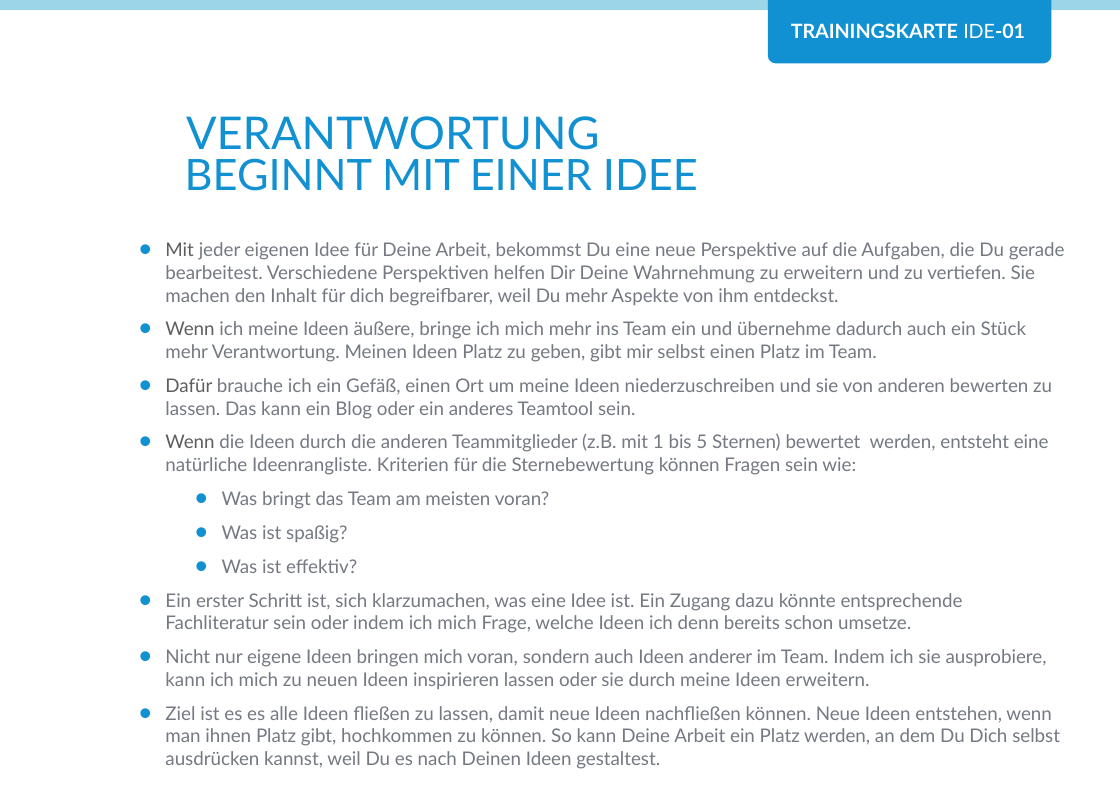
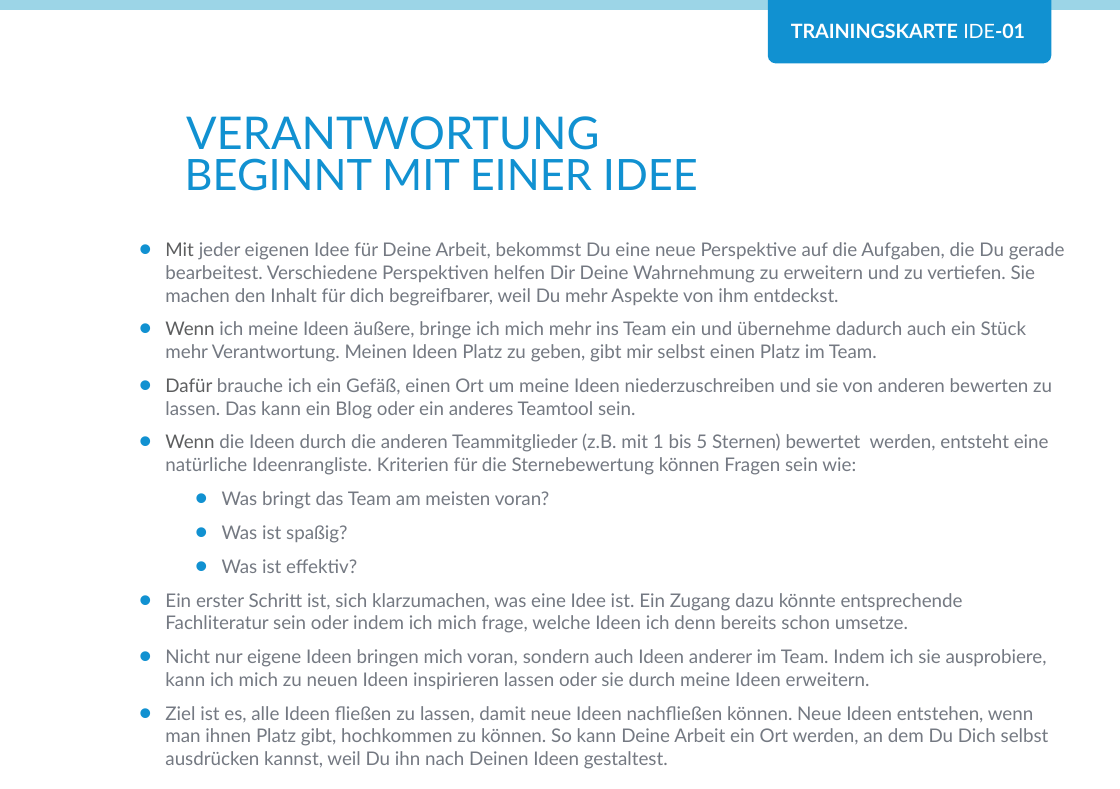
Before and after one commit to Teamtool/training-materials, a slide deck: slide 1 of agile moves/Ideas (IDE)/ger_IDE_01_Verantwortung_beginnt_mit einer_Idee.pptx. Drawn at 1120x789 pixels with LibreOffice and Linux fonts; fonts in the diff are those of the drawing; background and template pictures are left out. Boxes give left, top, right and bottom in pixels: in the first picture for what was removed or moved away, otherwise in the second. Text is boxed around its words. In the diff, an @@ line names an element or a change of style, - is before the commit and + after.

```diff
--- a/agile moves/Ideas (IDE)/ger_IDE_01_Verantwortung_beginnt_mit einer_Idee.pptx
+++ b/agile moves/Ideas (IDE)/ger_IDE_01_Verantwortung_beginnt_mit einer_Idee.pptx
@@ text at (165,593,963,633): text changed @@
-  • Ein erster Schritt ist, sich klarzumachen, was eine Idee ist. Ein Zugang dazu könnte entsprechende Fachliteratur sein oder indem ich mich Frage, welche Ideen ich denn bereits schon umsetze.
+  • Ein erster Schritt ist, sich klarzumachen, was eine Idee ist. Ein Zugang dazu könnte entsprechende Fachliteratur sein oder indem ich mich frage, welche Ideen ich denn bereits schon umsetze.
@@ text at (165,706,1049,767): text changed @@
-  • Ziel ist es es alle Ideen fließen zu lassen, damit neue Ideen nachfließen können. Neue Ideen entstehen, wenn man ihnen Platz gibt, hochkommen zu können. So kann Deine Arbeit ein Platz werden, an dem Du Dich selbst ausdrücken kannst, weil Du es nach Deinen Ideen gestaltest.
+  • Ziel ist es, alle Ideen fließen zu lassen, damit neue Ideen nachfließen können. Neue Ideen entstehen, wenn man ihnen Platz gibt, hochkommen zu können. So kann Deine Arbeit ein Ort werden, an dem Du Dich selbst ausdrücken kannst, weil Du ihn nach Deinen Ideen gestaltest.
```
Also in this commit, not shown: 1 other file.
